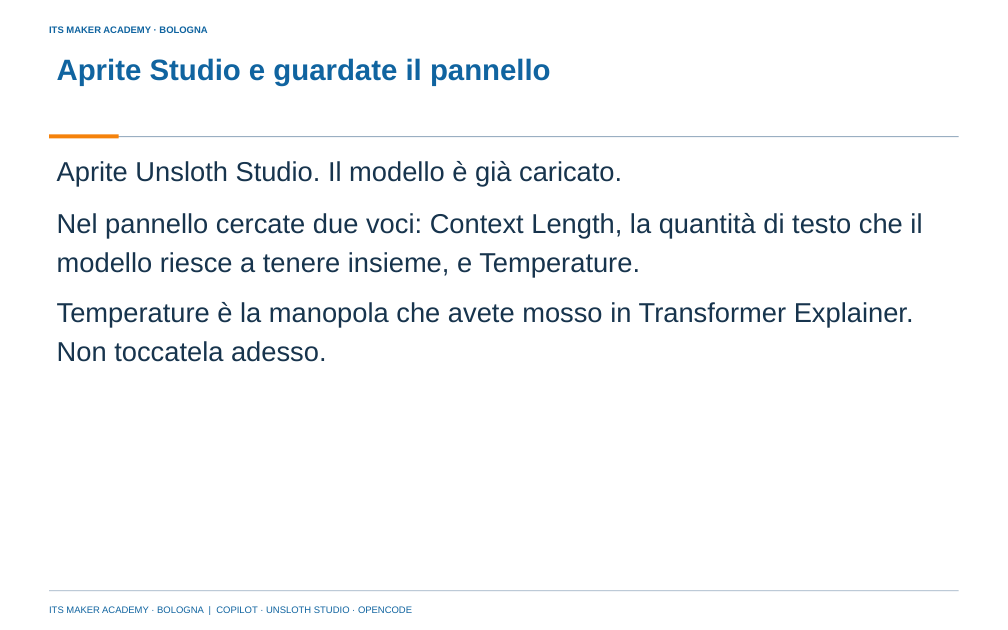
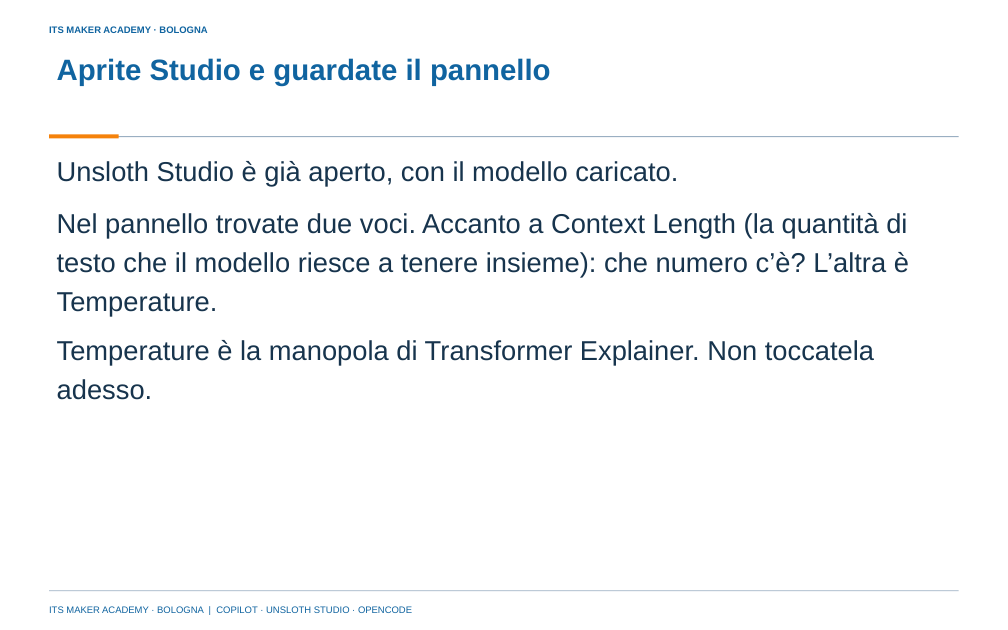
Before and after one commit to franzo9393/ITSCorso_UnslothStudio-Git, a slide deck: slide 25 of lezione 5 - coordinatore, Unsloth Studio e opencode/Lezione5_Coordinatore_Unsloth_Studio_e_opencode_ITS_MAKER.pptx (slide 24 before the commit). Drawn at 1008x630 pixels with LibreOffice and Linux fonts; fonts in the diff are those of the drawing; background and template pictures are left out. Boxes give left, top, right and bottom in pixels: in the first picture for what was removed or moved away, otherwise in the second. Text is boxed around its words. In the diff, an @@ line names an element or a change of style, - is before the commit and + after.

```diff
--- a/lezione 5 - coordinatore, Unsloth Studio e opencode/Lezione5_Coordinatore_Unsloth_Studio_e_opencode_ITS_MAKER.pptx
+++ b/lezione 5 - coordinatore, Unsloth Studio e opencode/Lezione5_Coordinatore_Unsloth_Studio_e_opencode_ITS_MAKER.pptx
@@ text at <box>57,161,678,186</box>: text changed @@
-Aprite Unsloth Studio. Il modello è già caricato.
+Unsloth Studio è già aperto, con il modello caricato.
@@ text at <box>57,213,909,316</box>: text changed @@
-Nel pannello cercate due voci: Context Length, la quantità di testo che il modello riesce a tenere insieme, e Temperature.
+Nel pannello trovate due voci. Accanto a Context Length (la quantità di testo che il modello riesce a tenere insieme): che numero c’è? L’altra è Temperature.
@@ text at <box>57,340,874,400</box>: text changed @@
-Temperature è la manopola che avete mosso in Transformer Explainer. Non toccatela adesso.
+Temperature è la manopola di Transformer Explainer. Non toccatela adesso.
```
Also in this commit, not shown: 20 other slides changed, 2 slides added, 1 slide removed, 12 other files.
